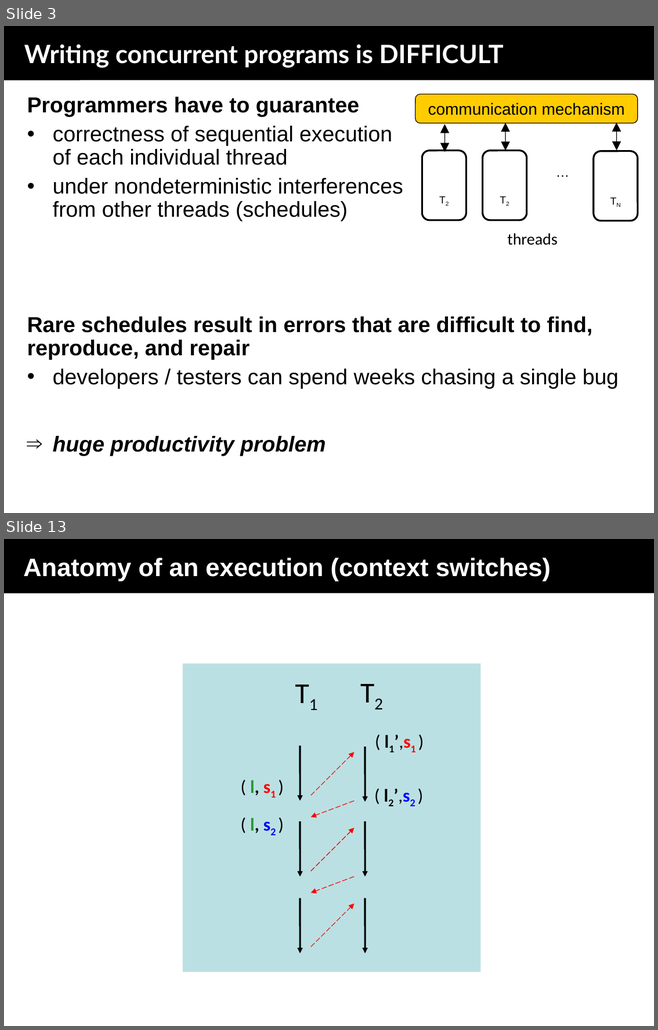
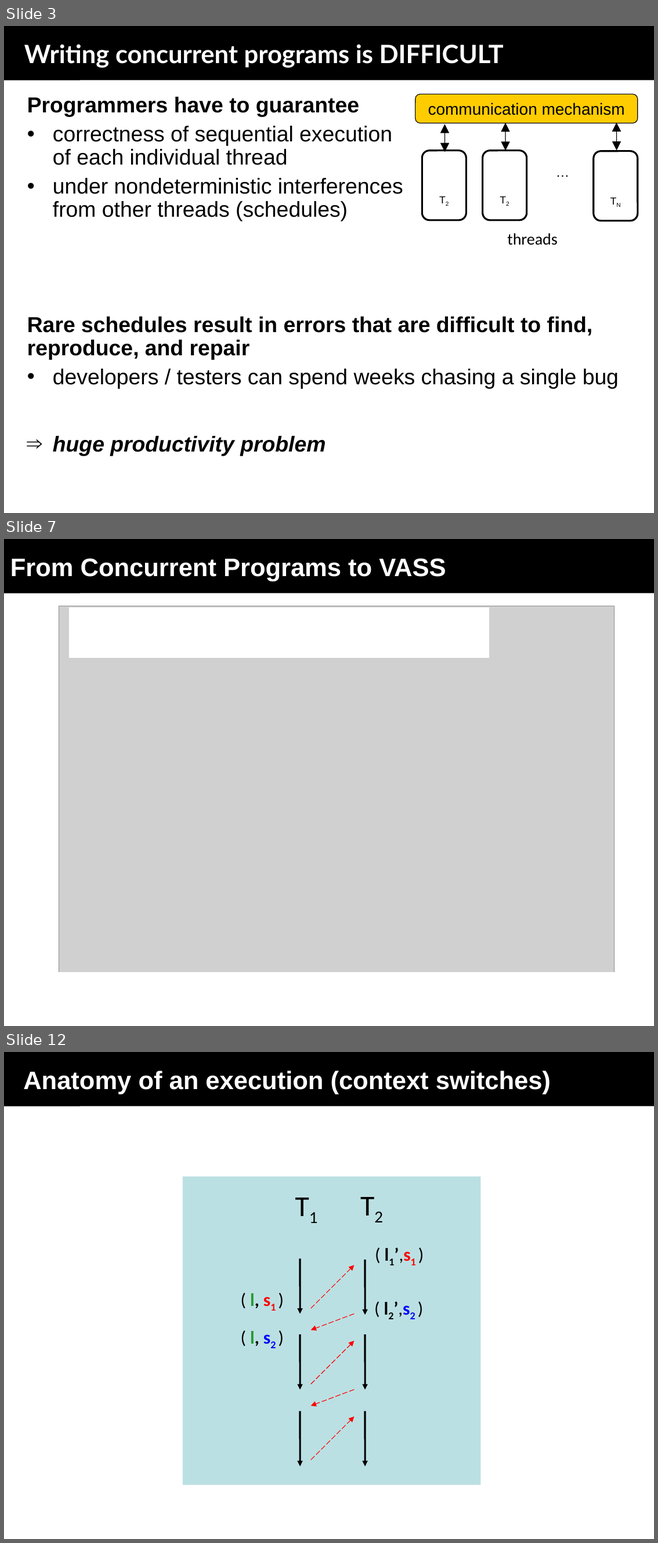
Before and after one commit to menesro/mpri, a slide deck: lecture3/sequentializations.ppt. Shown one above the other, each under a label of ours: slides 3 and 13 before the commit, slides 3, 7 and 12 after it; the slides between them are not shown. The pictures are 658x1030 and 658x1543 pixels, drawn with LibreOffice and Linux fonts; fonts in the diff are those of the drawing; grey boxes stand for pictures. Boxes give left, top, right and bottom in pixels: in the first picture for what was removed or moved away, otherwise in the second. Text is boxed around its words. In the diff, an @@ line names an element or a change of style, - is before the commit and + after.

```diff
--- a/lecture3/sequentializations.ppt
+++ b/lecture3/sequentializations.ppt
@@ slide 7 added at [4,539,654,1026], background #FFFFFF; not listed: 1 template element that a slide beside it also shows @@
@@ title added at [4,539,654,593], fill #000000, 28 pt, text #FFFFFF, bold @@
+From Concurrent Programs to VASS
@@ picture added at [59,606,614,1022] @@
@@ rectangle added at [70,609,488,657], fill #FFFFFF, outline #FFFFFF 2.01 pt @@
@@ rectangle added at [59,973,622,1022], fill #FFFFFF, outline #FFFFFF 2.01 pt @@
@@ what was slide 13 is now slide 12 @@
```
Also in this commit, not shown: 7 other slides added, 2 slides removed.
